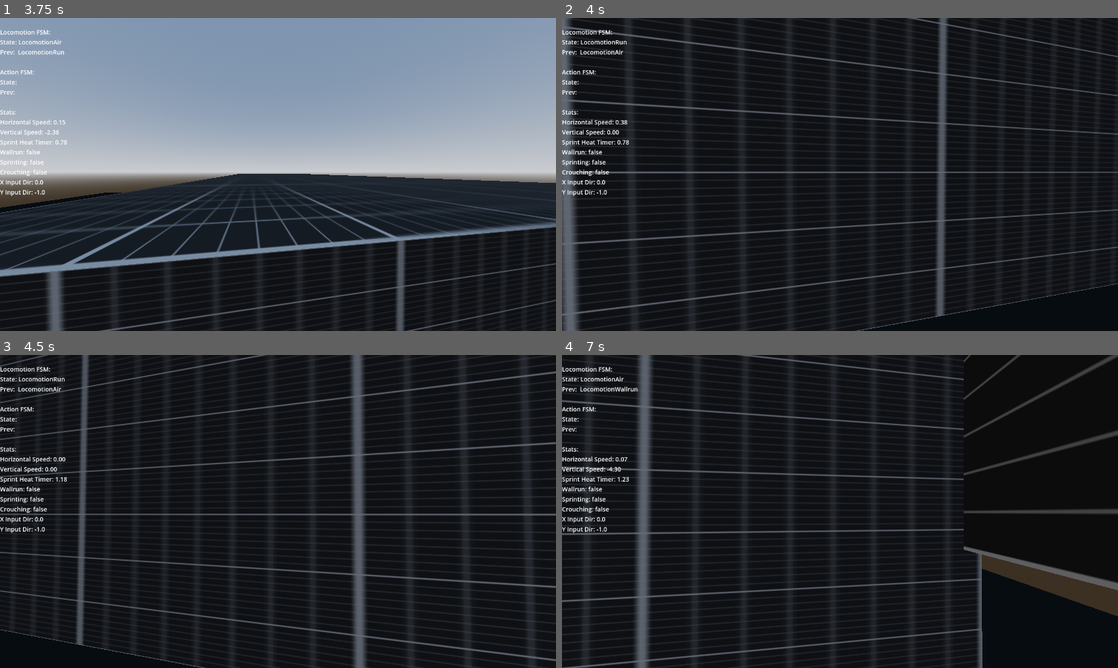
Above: before the commit, frames 1-4 (two rows, left to right).
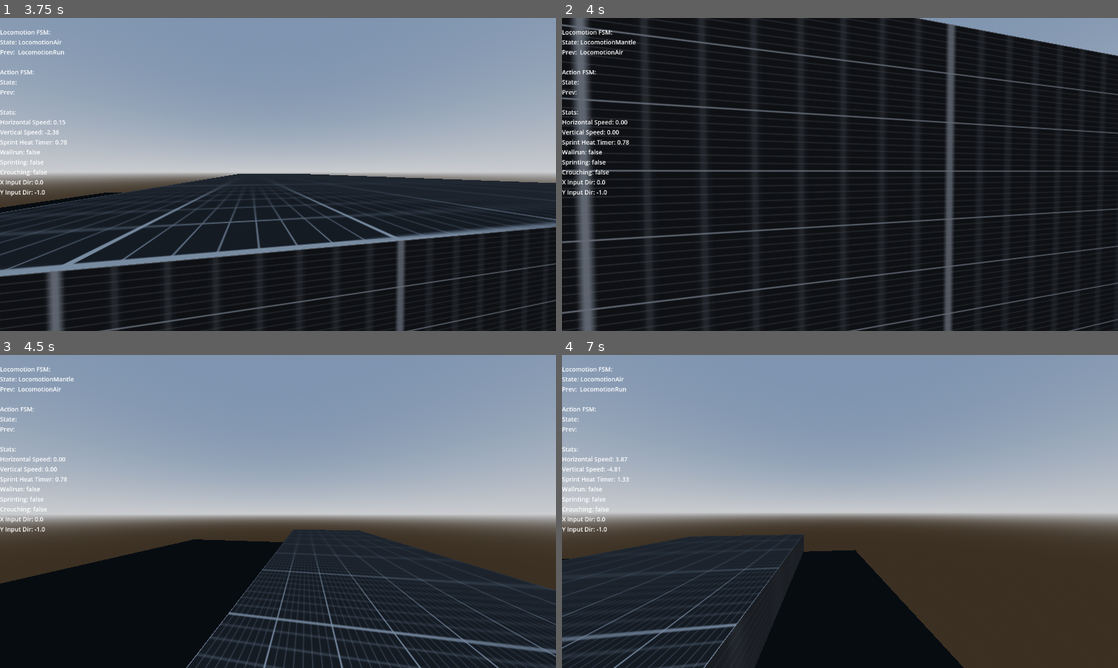
Above: after the commit, the same moments.

Repository: mdnrealdeal/parkour-game
Game: Godot game, scene res://scenes/levels/test_scene.tscn
The game is run twice, just before and just after one commit, with the same random seed, the same clock (stepped at 60 frames per second) and the same inputs.
Inputs (mouse positions are in pixels of both pictures, inside the frame that each line leads up to):
- Up to frame 1 (3.75 s): tap Enter at 0.5 s; move the mouse to (305, 174) at 0.52 s; hold X (crouch) 0.53-1.28 s; hold W (move_forward) from 0.53 s (still down); tap Space (jump) at 0.77, 1.52, 3.02 s; move the mouse to (250, 174) at 1.27 s; tap Shift (dash) at 1.35, 2.85 s; move the mouse to (289, 168) at 2.02 s; hold X (crouch) 2.03-2.78 s; move the mouse to (272, 180) at 2.77 s; move the mouse to (316, 177) at 3.52 s; hold X (crouch) from 3.53 s (still down)
- Up to frame 2 (4 s): keep holding W (move_forward); keep holding X (crouch); tap Space (jump) at 3.77 s
- Up to frame 3 (4.5 s): keep holding W (move_forward); move the mouse to (233, 508) at 4.27 s; release X (crouch) at 4.28 s; tap Shift (dash) at 4.35 s
- Up to frame 4 (7 s): tap Space (jump) at 4.52, 6.02, 6.77 s; move the mouse to (845, 511) at 5.02 s; hold X (crouch) 5.03-5.78 s; move the mouse to (817, 505) at 5.77 s; release W (move_forward) at 5.78 s; hold D (move_right) 5.78-6.53 s; tap Shift (dash) at 5.85 s; move the mouse to (867, 511) at 6.52 s; hold W (move_forward) from 6.53 s (still down); hold X (crouch) from 6.53 s (still down)

Frame 1 is identical in both runs. In frame 2, 19% of the frame differs, in the area x 0-100%, y 0-100%; in frame 3, 73%; in frame 4, 80%.

Commit message:
mantle state addition and air state cleanup

Diff:
--- a/entities/player/player.tscn
+++ b/entities/player/player.tscn
@@ -9,6 +9,7 @@
 [ext_resource type="Script" uid="uid://d2nfgtqleoe2j" path="res://scripts/_FSMs/locoLayer/player_exclusive/locomotion_jumpsquat.gd" id="7_26q78"]
 [ext_resource type="Script" uid="uid://oxlunud6hytu" path="res://scripts/_FSMs/locoLayer/generic/locomotion_dash.gd" id="7_qiwj3"]
 [ext_resource type="Script" uid="uid://x6uaw1er2wwo" path="res://scripts/_FSMs/locoLayer/generic/locomotion_wallrun.gd" id="9_bectd"]
+[ext_resource type="Script" uid="uid://b3ugfqadx2lvv" path="res://scripts/_FSMs/locoLayer/player_exclusive/locomotion_mantle.gd" id="10_wvtmh"]
 
 [sub_resource type="CapsuleShape3D" id="CapsuleShape3D_08t41"]
 radius = 0.35
@@ -62,9 +63,15 @@
 target_position = Vector3(-0.2, 0, 0.8)
 collision_mask = 2
 
+[node name="RayUp" type="RayCast3D" parent="Sensors"]
+unique_name_in_owner = true
+transform = Transform3D(1, 0, 0, 0, 1, 0, 0, 0, 1, 0, -0.5, 0)
+target_position = Vector3(0, 1.8, 0)
+collision_mask = 3
+
 [node name="RayLedge" type="RayCast3D" parent="Sensors"]
 unique_name_in_owner = true
-transform = Transform3D(1, 0, 0, 0, 1, 0, 0, 0, 1, 0, 2, -0.75)
+transform = Transform3D(1, 0, 0, 0, 1, 0, 0, 0, 1, 0, 2, -0.5)
 target_position = Vector3(0, -1.2, 0)
 
 [node name="RayForward" type="RayCast3D" parent="Sensors"]
@@ -109,6 +116,10 @@
 script = ExtResource("7_26q78")
 metadata/_custom_type_script = "uid://d2nfgtqleoe2j"
 
+[node name="LocomotionMantle" type="Node" parent="Machines/LocoLayer/Non-Interruptable"]
+script = ExtResource("10_wvtmh")
+metadata/_custom_type_script = "uid://b3ugfqadx2lvv"
+
 [node name="ActionLayer" type="Node" parent="Machines"]
 unique_name_in_owner = true
 script = ExtResource("2_abrql")
--- a/scripts/_FSMs/locoLayer/generic/locomotion_air.gd
+++ b/scripts/_FSMs/locoLayer/generic/locomotion_air.gd
@@ -23,19 +23,44 @@
 
 #region Helper Functions
 func _check_transitions() -> bool:
-	if actor_ref.is_on_floor():
-		if actor_ref.input_dir.length() > 0:
-			transition_requested.emit(self, LocomotionRun)
-		else:
-			transition_requested.emit(self, LocomotionIdle)
-		return true
+	if _try_mantle_transition(): return true
+	if _try_grounded_transition(): return true
+	if _try_wallrun_transition(): return true
 
-	if actor_ref.input_dir.length() > WALLRUN_THRESHOLD:
-		if actor_ref.ray_right.is_colliding() or actor_ref.ray_left.is_colliding():
-			if not actor_ref.blackboard.is_wallrun_cooldown_active():
-				transition_requested.emit(self, LocomotionWallrun)
-				return true
 	return false
+
+func _try_mantle_transition() -> bool:
+	if not actor_ref is Player: return false
+
+	var player_ref: Player = actor_ref as Player
+
+	if player_ref.ray_up.is_colliding(): return false
+
+	if not player_ref.ray_forward.is_colliding(): return false
+	if not player_ref.ray_ledge.is_colliding(): return false
+
+	transition_requested.emit(self, LocomotionMantle)
+	return true
+
+func _try_grounded_transition() -> bool:
+	if not actor_ref.is_on_floor(): return false
+
+	if actor_ref.input_dir.length() > 0:
+		transition_requested.emit(self, LocomotionRun)
+	else:
+		transition_requested.emit(self, LocomotionIdle)
+	return true
+
+func _try_wallrun_transition() -> bool:
+	if actor_ref.input_dir.length() < WALLRUN_THRESHOLD: return false
+
+	if not (actor_ref.ray_right.is_colliding() or actor_ref.ray_left.is_colliding()):
+		return false
+
+	if actor_ref.blackboard.is_wallrun_cooldown_active(): return false
+
+	transition_requested.emit(self, LocomotionWallrun)
+	return true
 
 func _handle_jump() -> bool:
 	if not actor_ref.request_to_jump:
--- /dev/null
+++ b/scripts/_FSMs/locoLayer/player_exclusive/locomotion_mantle.gd
@@ -0,0 +1,28 @@
+class_name LocomotionMantle
+extends State
+
+var player_check: Player:
+	get: return actor_ref as Player
+
+func enter(_previous_state: State = null) -> void:
+	assert(player_check != null, "ERROR: State only compatible with Player actor.")
+
+	var target_pos: Vector3 = actor_ref.ray_ledge.get_collision_point()
+
+	var tween: Tween = create_tween()
+
+	tween.set_parallel(false)
+
+	tween.tween_property(actor_ref, "global_position:y", target_pos.y, 0.6)\
+		.set_trans(Tween.TRANS_CUBIC).set_ease(Tween.EASE_IN_OUT)
+
+	tween.tween_property(actor_ref, "global_position:x", target_pos.x, 0.2)
+	tween.parallel().tween_property(actor_ref, "global_position:z", target_pos.z, 0.2)
+
+	tween.finished.connect(_on_mantle_finished)
+
+func physics_update(_delta: float) -> void:
+	actor_ref.velocity = Vector3.ZERO
+
+func _on_mantle_finished() -> void:
+	transition_requested.emit(self, LocomotionIdle)
--- a/scripts/actor/actor.gd
+++ b/scripts/actor/actor.gd
@@ -8,6 +8,7 @@
 @onready var head: Node3D = %Head
 @onready var collider: CollisionShape3D = %CollisionShape3D
 @onready var gravity: float = ProjectSettings.get_setting("physics/3d/default_gravity")
+@onready var ray_up: RayCast3D = %RayUp
 @onready var ray_left: RayCast3D = %RayLeft
 @onready var ray_back_left: RayCast3D = %RayBackLeft
 @onready var ray_right: RayCast3D = %RayRight
Not shown: 1 places in entities/player/player.tscn that only renumber resources
Not shown, added: scripts/_FSMs/locoLayer/player_exclusive/locomotion_mantle.gd.uid
